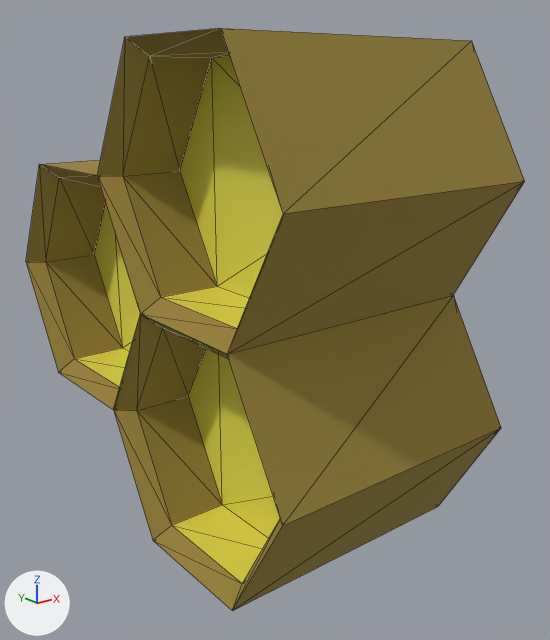
The glTF model Core/Art/Honey_Comb.glb as it was, and as the next commit left it.
Camera for both pictures: a 50 mm lens placed at (-3.34, -4.54, 1.7), pointed at (0.16, -0.17, -0.05). Arrows for +X, +Y and +Z are at lower left; the lights stay in place. Mesh edges are drawn as thin lines. Vertices at the same position are counted once.

The first picture shows 'Hex', 'Hex.001', 'Hex.002'.
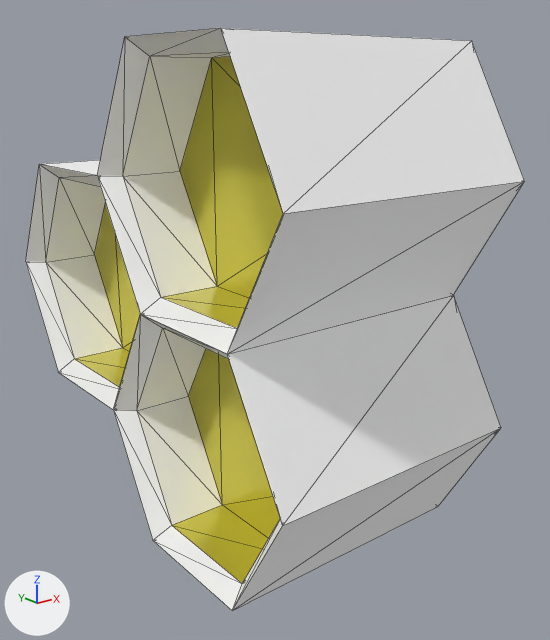
What differs and where, as boxes [x1, y1, x2, y2] in the pictures (550 x 640 px):
part 1 of me_cylinder_001, recoloured (yellow to white)
    both: [114, 295, 501, 611]
part 2 of me_cylinder_002, recoloured (yellow to white)
    both: [26, 160, 141, 410]
part 3 of me_cylinder_003, recoloured (yellow to white)
    both: [97, 28, 525, 354]

Diff of the bpy script that builds the scene:
```diff
--- a/Core/Art/Honey_Comb.glb.py
+++ b/Core/Art/Honey_Comb.glb.py
@@ mat_glossmaterial @@
+mat_glossmaterial = principled_material('GlossMaterial')
+mat_glossmaterial.base_color = (0.8, 0.726, 0.0782)  # yellow #e7dd4f
+mat_glossmaterial.metallic = 0.5
+mat_glossmaterial.roughness = 0.2
@@ mat_basematerial @@
+mat_basematerial = principled_material('BaseMaterial')
+mat_basematerial.base_color = (1.0, 1.0, 1.0)  # white #ffffff
+mat_basematerial.metallic = 1.0
+mat_basematerial.roughness = 1.0
@@ me_cylinder_001 @@
 me_cylinder_001.from_pydata(...)  # 36 vertices, 68 faces; spans x -1.0..1.0, y -1.0..1.0, z -0.87..0.87
 # used by ob_hex; location = (0.0, -0.689, -0.647)
-me_cylinder_001.materials.append(mat_honey_mat)  # yellow #e7dd4f
+# me_cylinder_001 part 1: all 56 faces that had it switch from mat_honeycomb_mat (yellow #9a833b) to mat_basematerial (white #ffffff)
+me_cylinder_001.materials.append(mat_glossmaterial)  # yellow #e7dd4f
@@ me_cylinder_002 @@
 me_cylinder_002.from_pydata(...)  # 36 vertices, 68 faces; spans x -1.0..1.0, y -1.0..1.0, z -0.87..0.87
 # used by ob_hex_001; location = (0.0, 0.809, 0.217)
-me_cylinder_002.materials.append(mat_honey_mat)  # yellow #e7dd4f
+# me_cylinder_002 part 2: all 56 faces that had it switch from mat_honeycomb_mat (yellow #9a833b) to mat_basematerial (white #ffffff)
+me_cylinder_002.materials.append(mat_glossmaterial)  # yellow #e7dd4f
@@ me_cylinder_003 @@
 me_cylinder_003.from_pydata(...)  # 36 vertices, 68 faces; spans x -1.0..1.0, y -1.0..1.0, z -0.87..0.87
 # used by ob_hex_002; location = (0.0, -0.686, 1.084)
-me_cylinder_003.materials.append(mat_honey_mat)  # yellow #e7dd4f
+# me_cylinder_003 part 3: all 56 faces that had it switch from mat_honeycomb_mat (yellow #9a833b) to mat_basematerial (white #ffffff)
+me_cylinder_003.materials.append(mat_glossmaterial)  # yellow #e7dd4f
```
